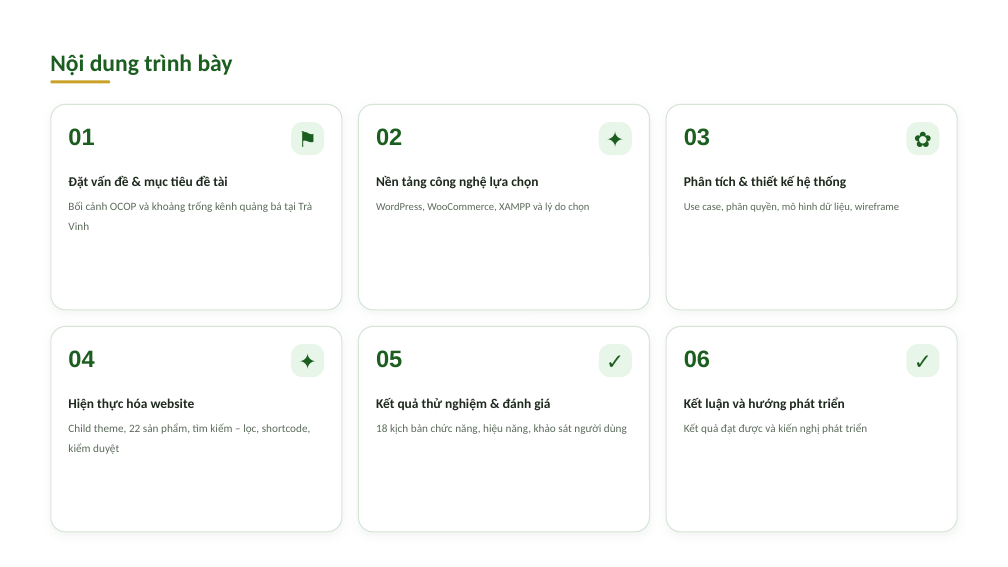
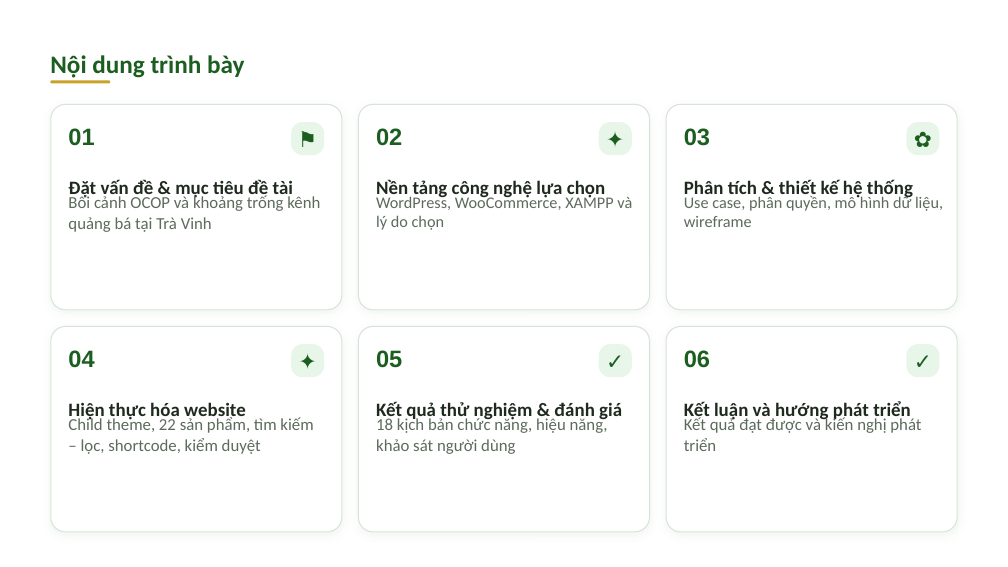
Before and after one commit to nguyencongtoai-gh/COSONGANH-DX23TT8016-NGUYENCONGTOAI-OCOP, a slide deck: slide 2 of thesis/abs/Slide_BaoCao_DoAnCoSoNganh_Website_OCOP_TraVinh.pptx. Drawn at 1008x567 pixels with LibreOffice and Linux fonts; fonts in the diff are those of the drawing. Boxes give left, top, right and bottom in pixels: in the first picture for what was removed or moved away, otherwise in the second. Text is boxed around its words. In the diff, an @@ line names an element or a change of style, - is before the commit and + after.

```diff
--- a/thesis/abs/Slide_BaoCao_DoAnCoSoNganh_Website_OCOP_TraVinh.pptx
+++ b/thesis/abs/Slide_BaoCao_DoAnCoSoNganh_Website_OCOP_TraVinh.pptx
@@ text "Nội dung trình bày" at <box>50,55,244,78</box>: size 16.9 to 18 pt @@
@@ text "WordPress, WooCommerce, XAMPP và lý ..." at <box>376,195,632,230</box>: size 7.6 to 11.6 pt; line spacing 1.62 to 1 @@
@@ text "Use case, phân quyền, mô ..." at <box>684,195,943,227</box>: size 7.6 to 11.6 pt; line spacing 1.62 to 1 @@
@@ size 8 to 12 pt; line spacing 1.54 to 1 in 4 elements at <box>68,195,320,232</box>, <box>376,417,608,454</box>, <box>684,417,921,451</box>, <box>68,417,313,454</box> @@
@@ size 9.6 to 13.6 pt in 6 elements at <box>68,179,293,200</box>, <box>376,179,605,200</box>, <box>684,179,913,200</box>, <box>68,402,246,422</box>, <box>376,402,622,422</box>, <box>684,401,911,422</box> @@
```
Also in this commit, not shown: 6 other slides changed.
